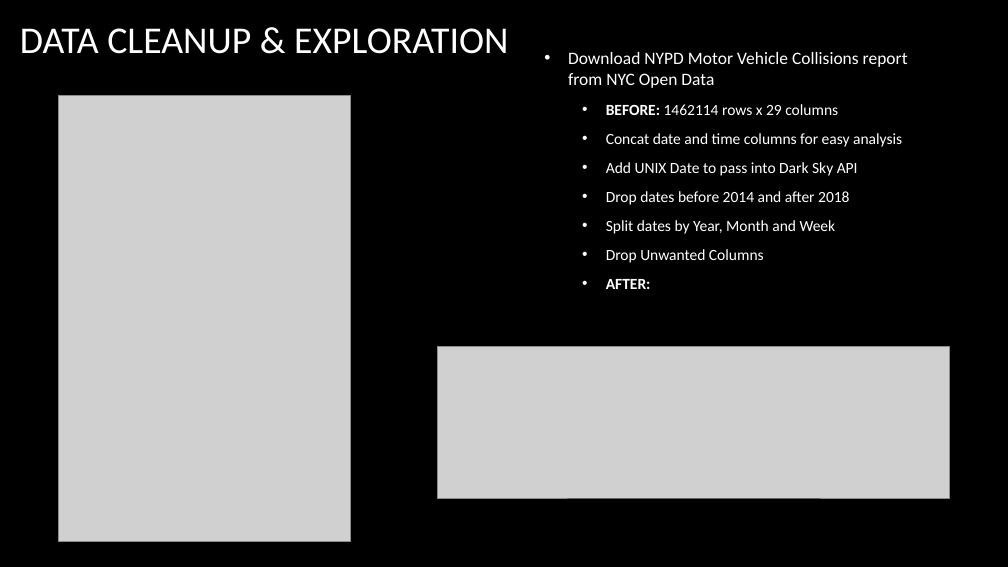
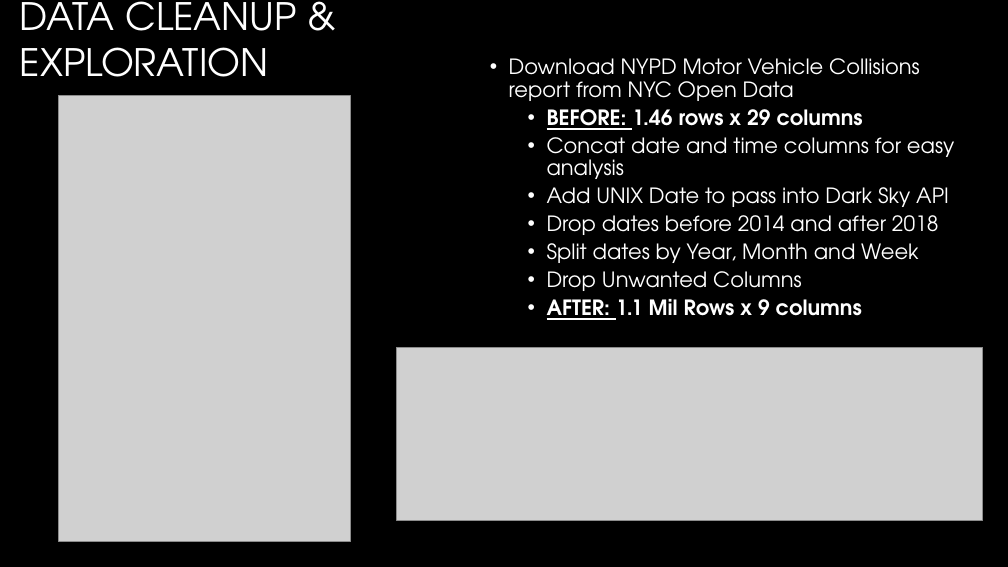
Before and after one commit to huntercash/ProjectOne, a slide deck: slide 6 of reports/Presentation1.pptx (slide 5 before the commit). Drawn at 1008x567 pixels with LibreOffice and Linux fonts; fonts in the diff are those of the drawing; grey boxes stand for pictures; background and template pictures are left out. Boxes give left, top, right and bottom in pixels: in the first picture for what was removed or moved away, otherwise in the second. Text is boxed around its words. In the diff, an @@ line names an element or a change of style, - is before the commit and + after.

```diff
--- a/reports/Presentation1.pptx
+++ b/reports/Presentation1.pptx
@@ text "DATA CLEANUP & EXPLORATION" at box(20, 1, 296, 77): font Calibri to TeX Gyre Adventor @@
@@ text "Download NYPD Motor Vehicle Collisions ...": place and size @@
-text "Download NYPD Motor Vehicle Collisions ..." at box(568, 52, 908, 289)
+text "Download NYPD Motor Vehicle Collisions ..." at box(509, 58, 954, 320)
@@ text "Download NYPD Motor Vehicle Collisions ..." at box(509, 58, 954, 320): vertical alignment middle to top @@
@@ text at box(509, 58, 954, 291): size 16.6 to 20 pt in "Download NYPD Motor Vehicle Collisions report from ..."; font Calibri to TeX Gyre Adventor in "Download NYPD Motor Vehicle Collisions report from ...", "Concat date and time columns for easy ...", "Add UNIX Date to pass into Dark ...", "Drop dates before 2014 and after 2018" and 2 more places; size 14.8 to 20 pt in "Concat date and time columns for easy ...", "Add UNIX Date to pass into Dark ...", "Drop dates before 2014 and after 2018", "Split dates by Year, Month and Week" and 1 more places; indent changed; line spacing 1 to 0.9; less space between paragraphs @@
@@ text at box(547, 109, 863, 130): text changed; size 14.8 to 20 pt; font Calibri to TeX Gyre Adventor; bold on @@
-  • BEFORE: 1462114 rows x 29 columns
+  • BEFORE: 1.46 rows x 29 columns
@@ text at box(547, 299, 862, 320): text changed; size 14.8 to 20 pt; font Calibri to TeX Gyre Adventor @@
-  • AFTER:
+  • AFTER: 1.1 Mil Rows x 9 columns
@@ picture: place and size @@
-picture at box(438, 346, 950, 498)
+picture at box(397, 347, 983, 520)
```
Also in this commit, not shown: 18 other slides changed, 2 slides added, 2 slides removed, 19 other files.
